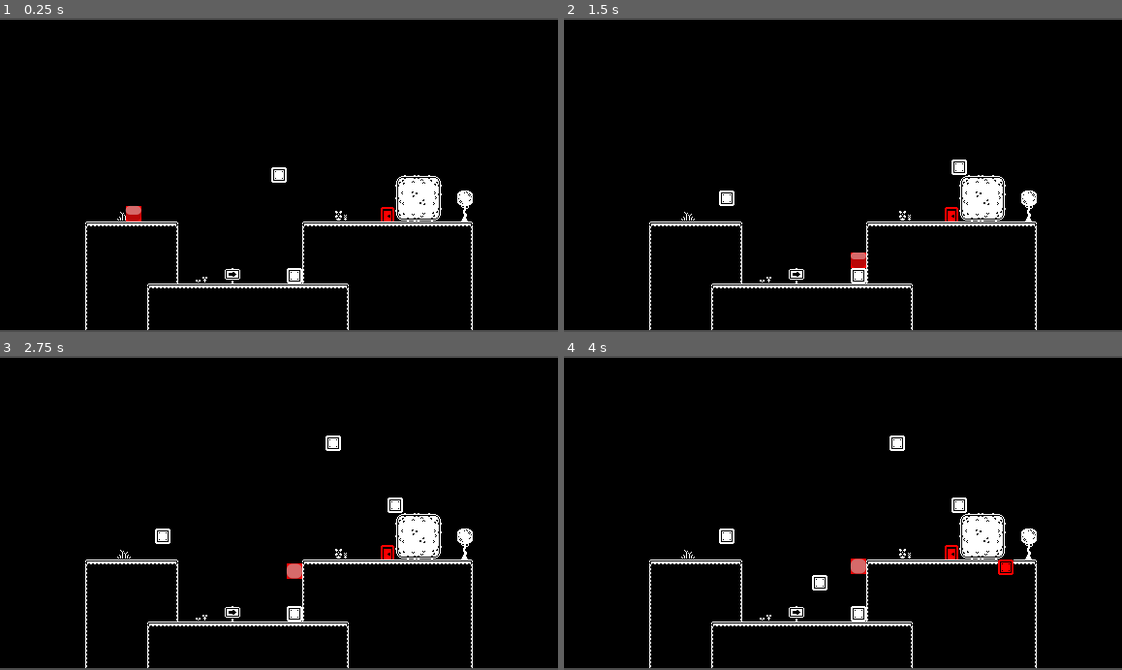
Above: before the commit, frames 1-4 (two rows, left to right).
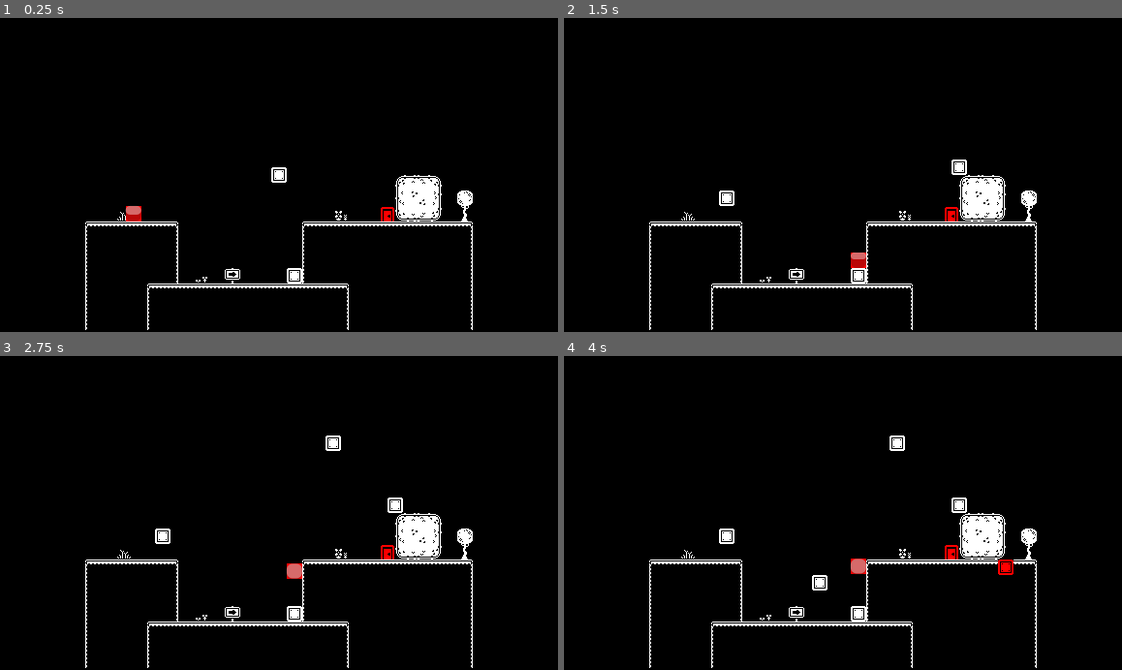
Above: after the commit, the same moments.

Repository: dmbsk/godot-wildjam-80
Game: Godot game, scene res://main.tscn
Same seed, same stepped clock (60 frames per second), same inputs: the game is played once before the commit and once after it.
Inputs (mouse positions are in pixels of both pictures, inside the frame that each line leads up to):
- Up to frame 1 (0.25 s): no input
- Up to frame 2 (1.5 s): move the mouse to (965, 159) at 0.52 s; click (965, 159) at 0.6 s; move the mouse to (731, 190) at 1.27 s; click (731, 190) at 1.35 s
- Up to frame 3 (2.75 s): move the mouse to (334, 443) at 2.02 s; click (334, 443) at 2.1 s
- Up to frame 4 (4 s): move the mouse to (815, 575) at 2.77 s; click (815, 575) at 2.85 s; tap Enter at 3.5 s; move the mouse to (1010, 560) at 3.52 s; click (1010, 560) at 3.6 s

The runs differ from the first frame. In frame 1, 1.2% of the frame differs, in the area x 0-100%, y 0-100%; in frame 2, 1.2%; in frame 3, 1.2%; in frame 4, 1.2%.

Commit message:
fix: expand camera bg sprite

Diff:
--- a/levels/level-1.tscn
+++ b/levels/level-1.tscn
@@ -22,8 +22,8 @@
 
 [node name="Sprite2D" type="Sprite2D" parent="Camera2D"]
 modulate = Color(0, 0, 0, 1)
-position = Vector2(-1.90735e-05, -7.62939e-06)
-scale = Vector2(18, 10)
+position = Vector2(1.4782e-05, -7.15256e-06)
+scale = Vector2(18.5, 10.5)
 texture = ExtResource("1_ogvtk")
 
 [node name="FinishPoints" type="Node2D" parent="."]
